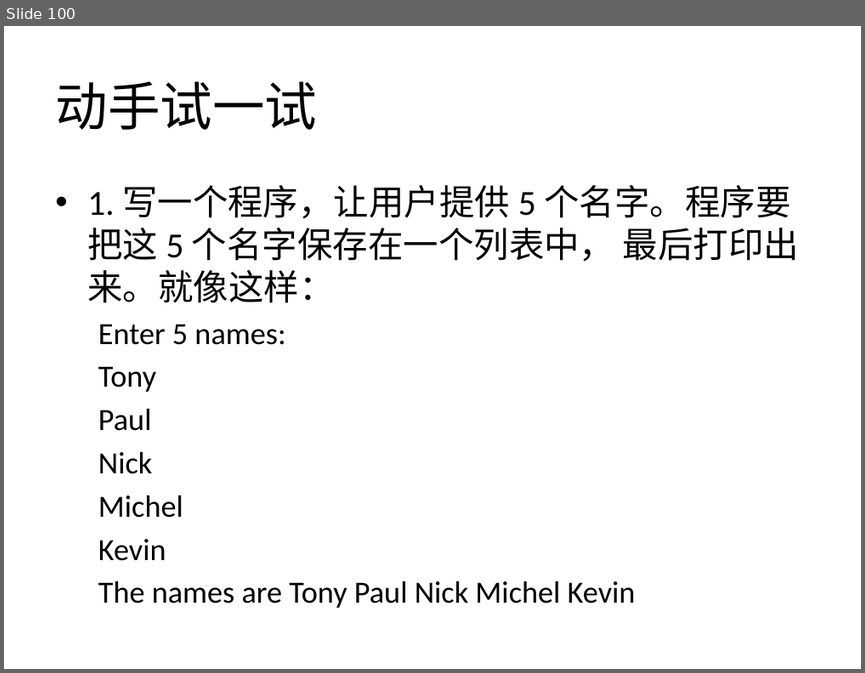
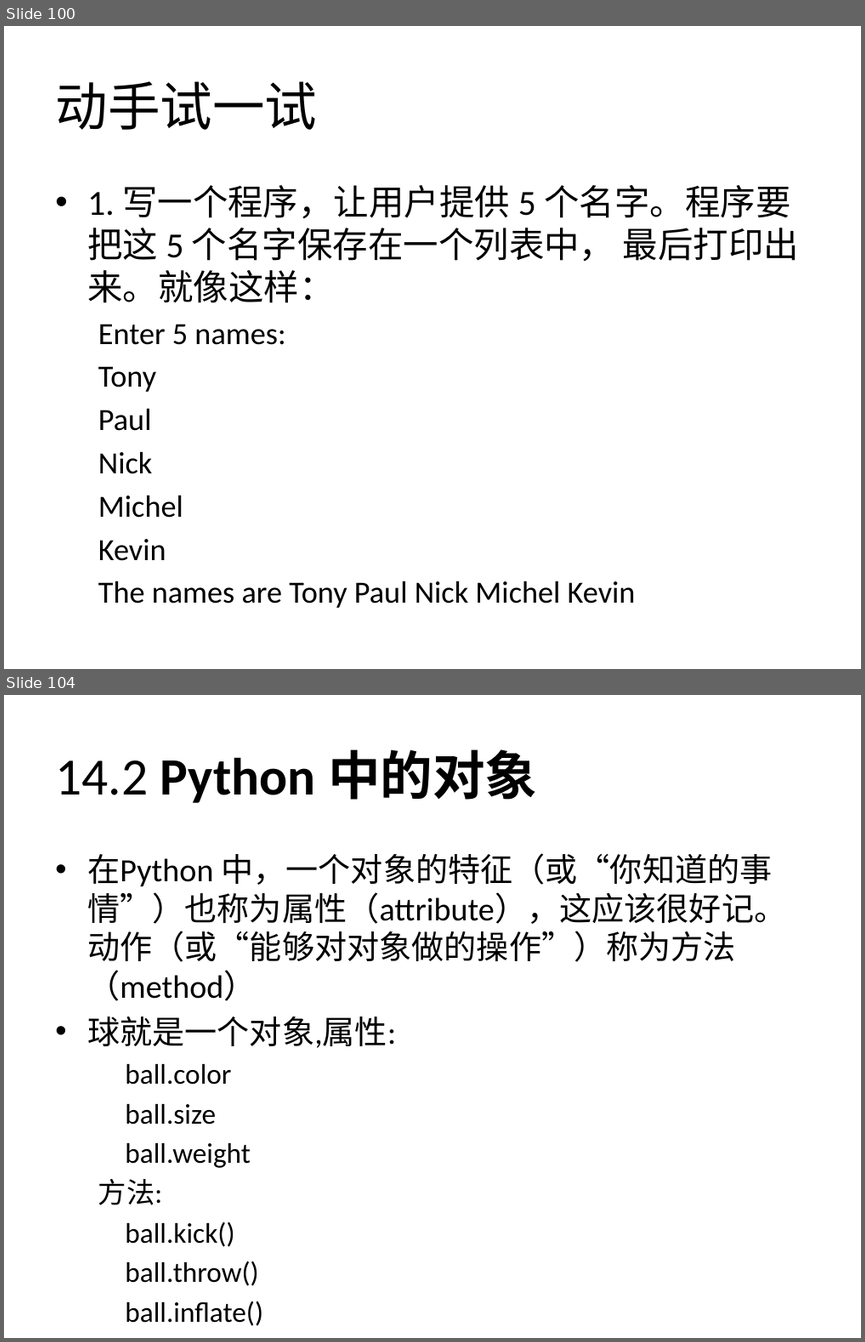
Before and after one commit to zhinan18/Python3, a slide deck: readme/Python3.pptx. Shown one above the other, each under a label of ours: slide 100 before the commit, slides 100 and 104 after it; the slides between them are not shown. The pictures are 865x673 and 865x1342 pixels, drawn with LibreOffice and Linux fonts; fonts in the diff are those of the drawing. Boxes give left, top, right and bottom in pixels: in the first picture for what was removed or moved away, otherwise in the second. Text is boxed around its words. In the diff, an @@ line names an element or a change of style, - is before the commit and + after.

```diff
--- a/readme/Python3.pptx
+++ b/readme/Python3.pptx
@@ slide 104 added at <box>4,695,861,1338</box>, background #FFFFFF @@
@@ title added at <box>55,749,537,803</box>, 44 pt, text #000000, bold @@
+14.2 Python 中的对象
@@ text added at <box>87,853,786,1286</box>, 27.2 pt, text #000000 @@
+• 在Python 中，一个对象的特征（或“你知道的事情”）也称为属性（attribute），这应该很好记。动作（或“能够对对象做的操作”）称为方法（method）
+• 球就是一个对象,属性:
+  ball.color
+  ball.size
+  ball.weight
+  方法:
+  ball.kick()
+  ball.throw()
+  ball.inflate()
```
Also in this commit, not shown: 21 other slides added, 12 other files.
